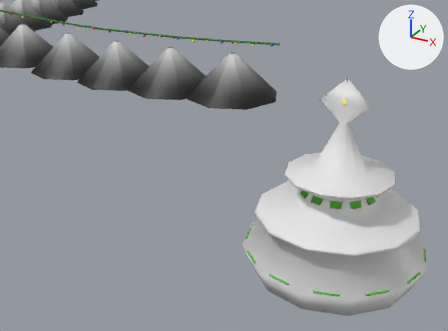
A saved change to the FBX model BombRushMP.Editor/Assets/Xmas/hideoutxmas.fbx.
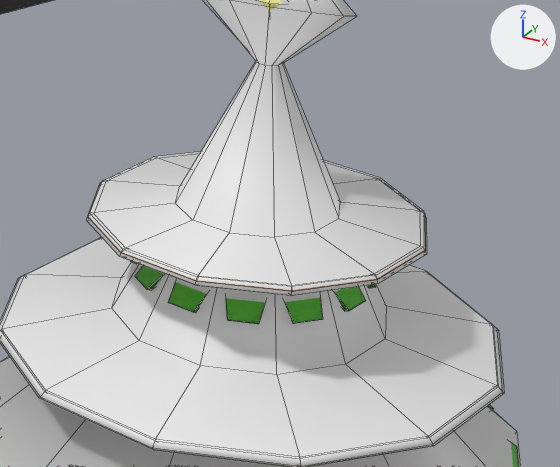
Old and new are each drawn from a camera (50 mm lens) standing at (25.0, -64.28, 20.66) and looking at (11.75, -40.19, 8.62) and again close up on the part from 57% to 98% of the width and 31% to 77% of the height. The axes (+X, +Y, +Z) are drawn at upper right. The lights are the same throughout. The close-ups show mesh edges as thin lines. Where no turn or scale is listed for an object, it has been applied to the vertices.

The first close-up shows 'Cylinder.005', 'treecoll'.
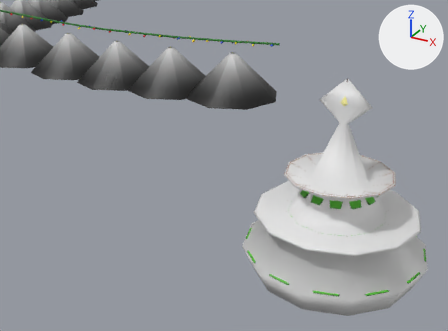
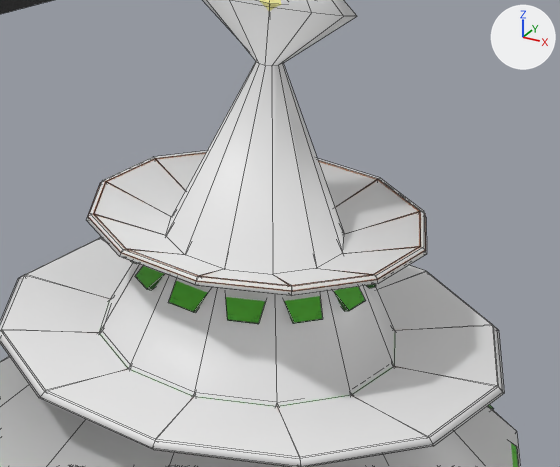
The edits, one by one:
me_cylinder_127 has 145 vertices, 145 faces and spans x -4.66..4.66, y -4.66..4.66, z -1.07..8.94.
me_cylinder_127 is used by ob_treecoll; location (16.75, -37.74, 4.09).
me_cylinder_127 part 1: all 12 vertices in x -2.22..2.22, y -2.22..2.22, z 2.6 are scaled about their middle by (1.08, 1.08, 1), then moved by (0.0, 0.0, -0.45).
me_cylinder_127 part 2: all 12 vertices in x -1.3..1.3, y -1.3..1.3, z 4.45 are scaled about their middle by (1.09, 1.09, 1), then moved by (0.0, 0.0, -0.56).

Where the change shows, as pixel boxes (x1, y1, x2, y2) in the close-ups (560 x 467 px; the box of a moved part takes in the faces that stretch with it):
part 1 of me_cylinder_127, moved or reshaped
    both: (2, 237, 497, 457)
part 2 of me_cylinder_127, moved or reshaped
    before: (90, 61, 424, 287)
    after: (90, 62, 424, 287)
'Cylinder.001', unchanged, uncovered by the edit
    before: (88, 183, 426, 467)
    after: (83, 152, 426, 467)
